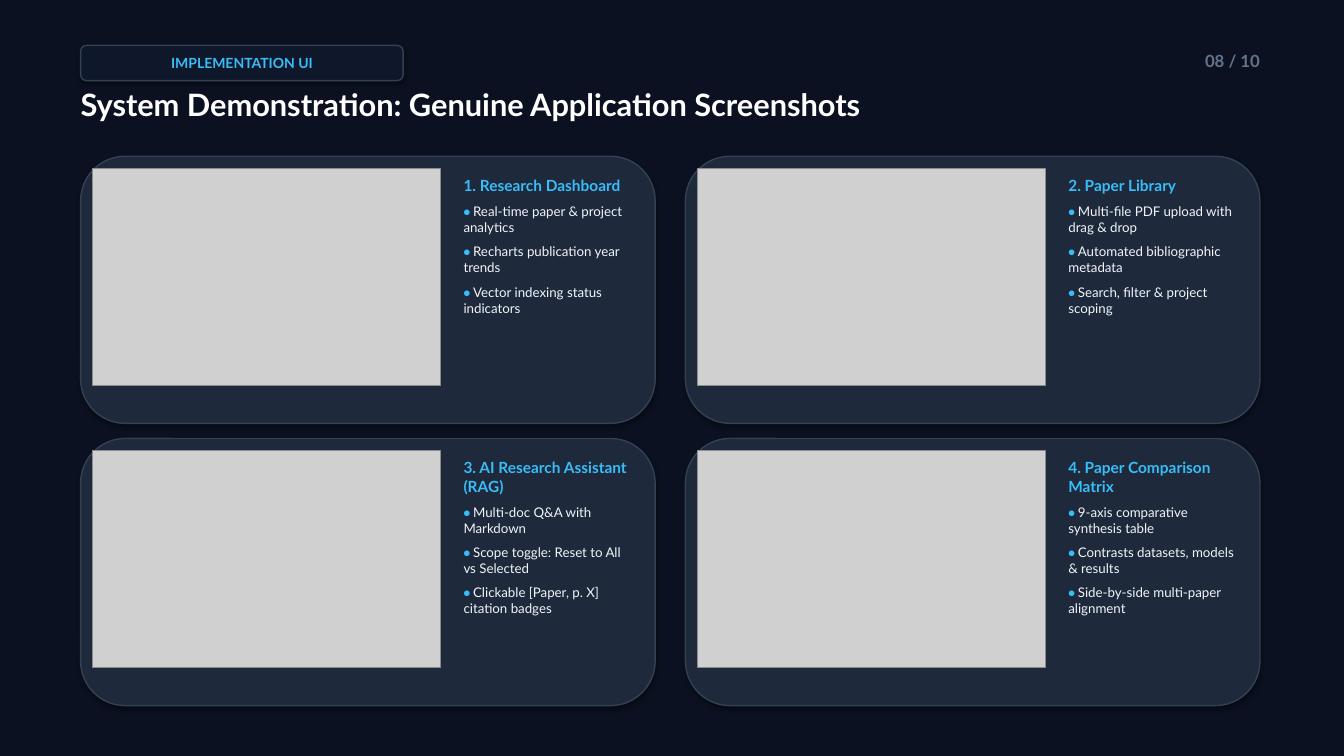
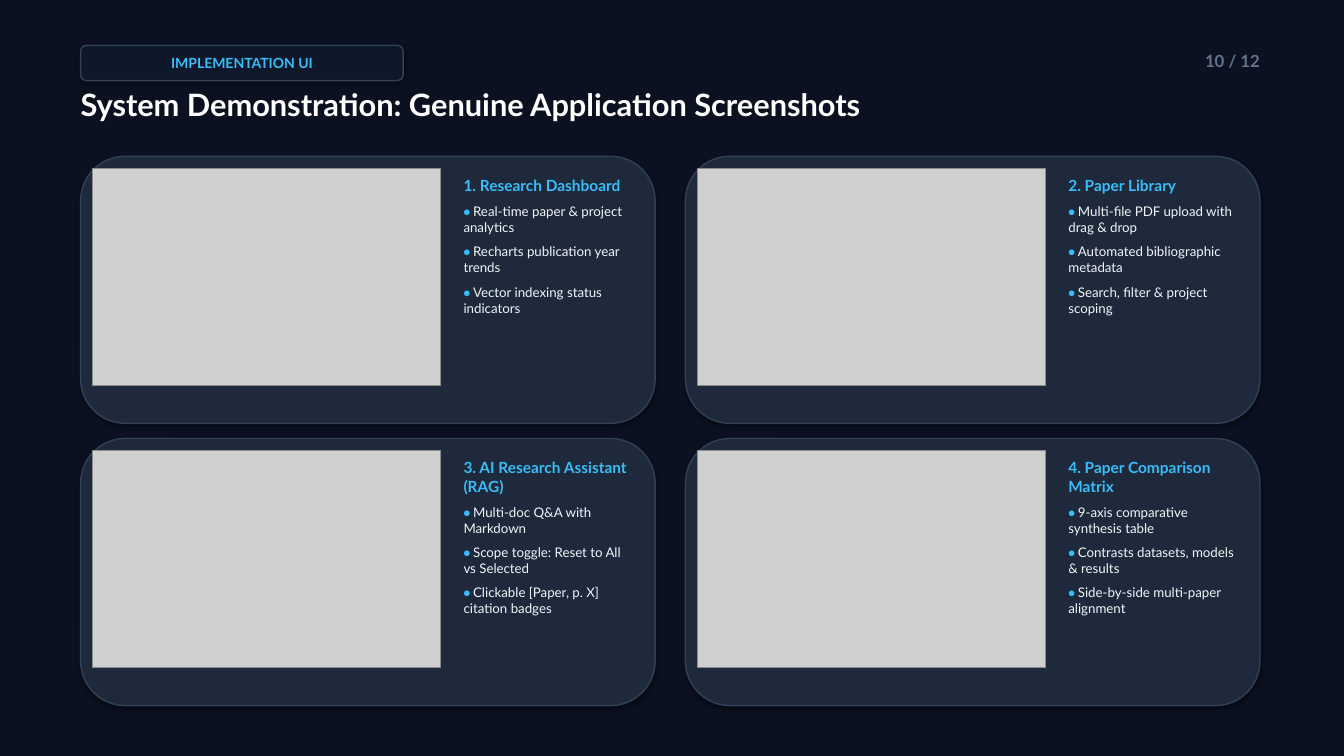
Before and after one commit to adithhn12/ResearchMate-AI, a slide deck: slide 10 of ResearchMate_AI_Presentation.pptx (slide 8 before the commit). Drawn at 1344x756 pixels with LibreOffice and Linux fonts; fonts in the diff are those of the drawing; grey boxes stand for pictures. Boxes give left, top, right and bottom in pixels: in the first picture for what was removed or moved away, otherwise in the second. Text is boxed around its words. In the diff, an @@ line names an element or a change of style, - is before the commit and + after.

```diff
--- a/ResearchMate_AI_Presentation.pptx
+++ b/ResearchMate_AI_Presentation.pptx
@@ text at <box>1205,55,1259,67</box>: text changed @@
-08 / 10
+10 / 12
```
Also in this commit, not shown: 8 other slides changed, 2 slides added, 1 other file.
